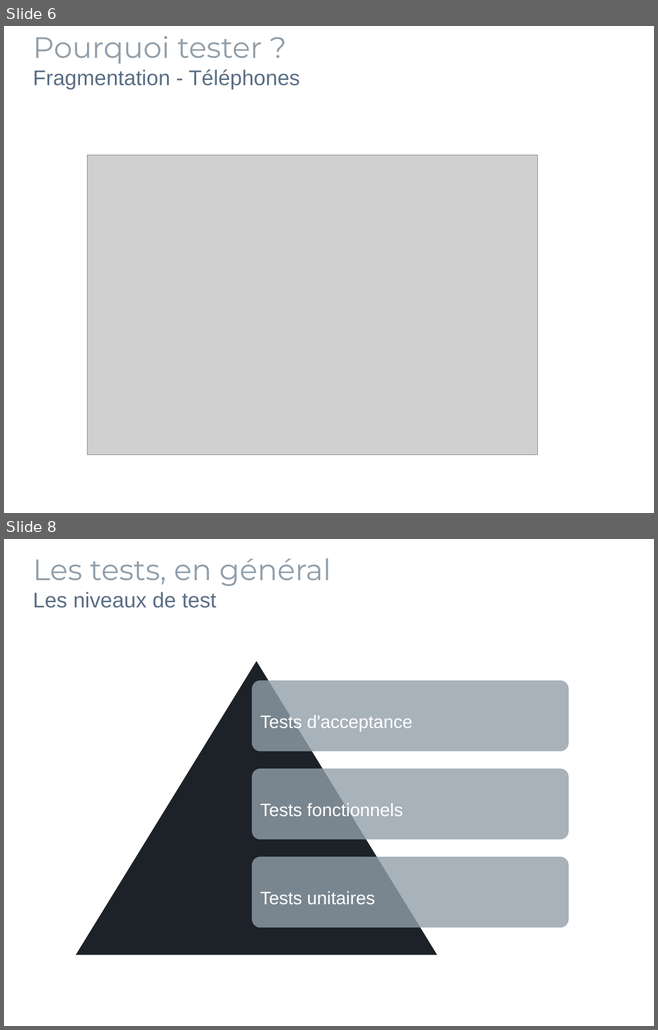
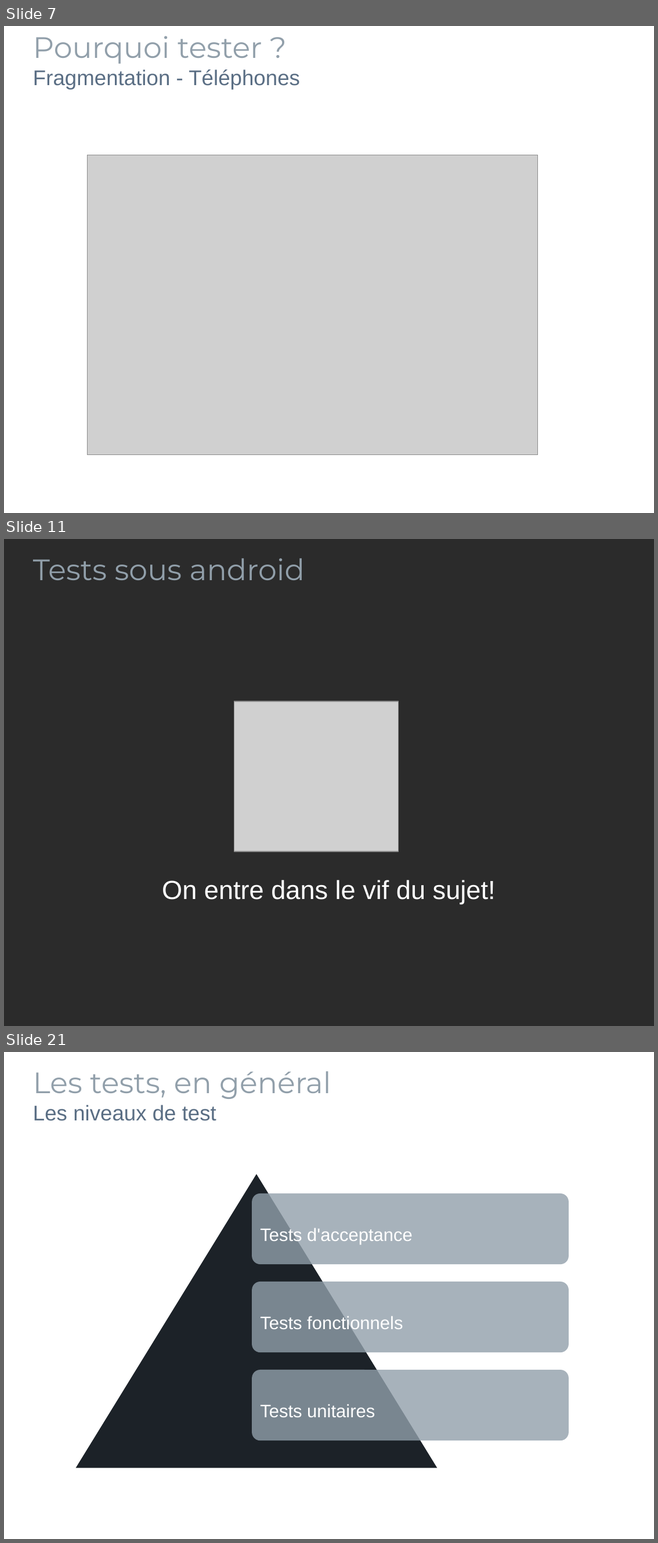
Before and after one commit to pbreault/TestsOnAndroid, a slide deck: Presentation.odp. Shown one above the other, each under a label of ours: slides 6 and 8 before the commit, slides 7, 11 and 21 after it; the slides between them are not shown. The pictures are 658x1030 and 658x1543 pixels, drawn with LibreOffice and Linux fonts; fonts in the diff are those of the drawing; grey boxes stand for pictures; background and template pictures are left out; a plain dark background stands for a picture behind light text. Boxes give left, top, right and bottom in pixels: in the first picture for what was removed or moved away, otherwise in the second. Text is boxed around its words. In the diff, an @@ line names an element or a change of style, - is before the commit and + after.

```diff
--- a/Presentation.odp
+++ b/Presentation.odp
@@ slide 11 added at [4, 539, 654, 1026], background picture (left out) @@
@@ text added at [33, 558, 304, 580], 36 pt, text #919FAA @@
+Tests sous android
@@ picture added at [234, 702, 398, 852] @@
@@ subtitle added at [162, 880, 495, 904], 32 pt, text #FFFFFF @@
+On entre dans le vif du sujet!
@@ what was slide 6 is now slide 7 @@
@@ what was slide 8 is now slide 21 @@
```
Also in this commit, not shown: 2 slides changed, 12 other slides added, 13 slides removed, 5 other files.
